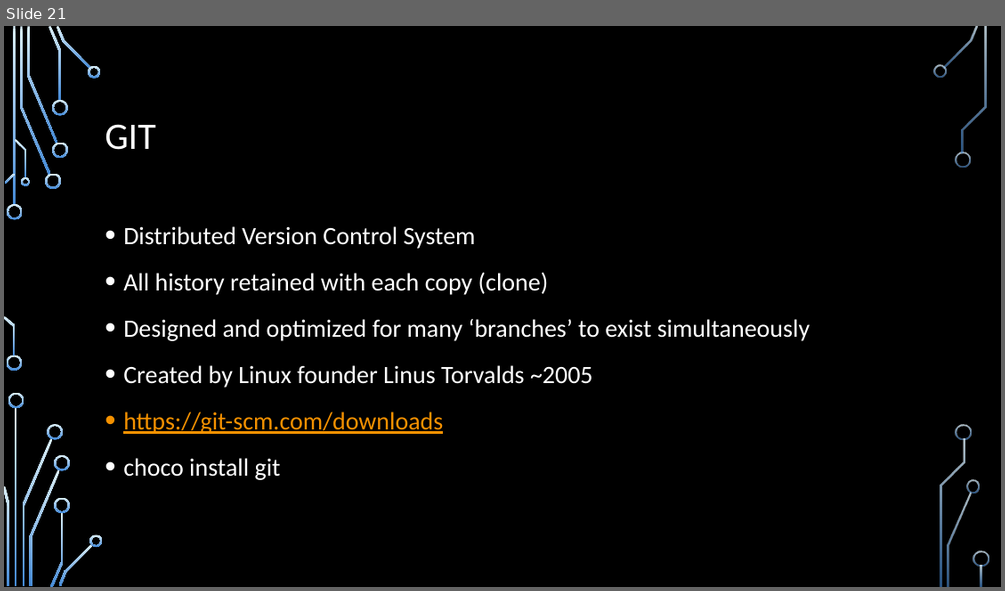
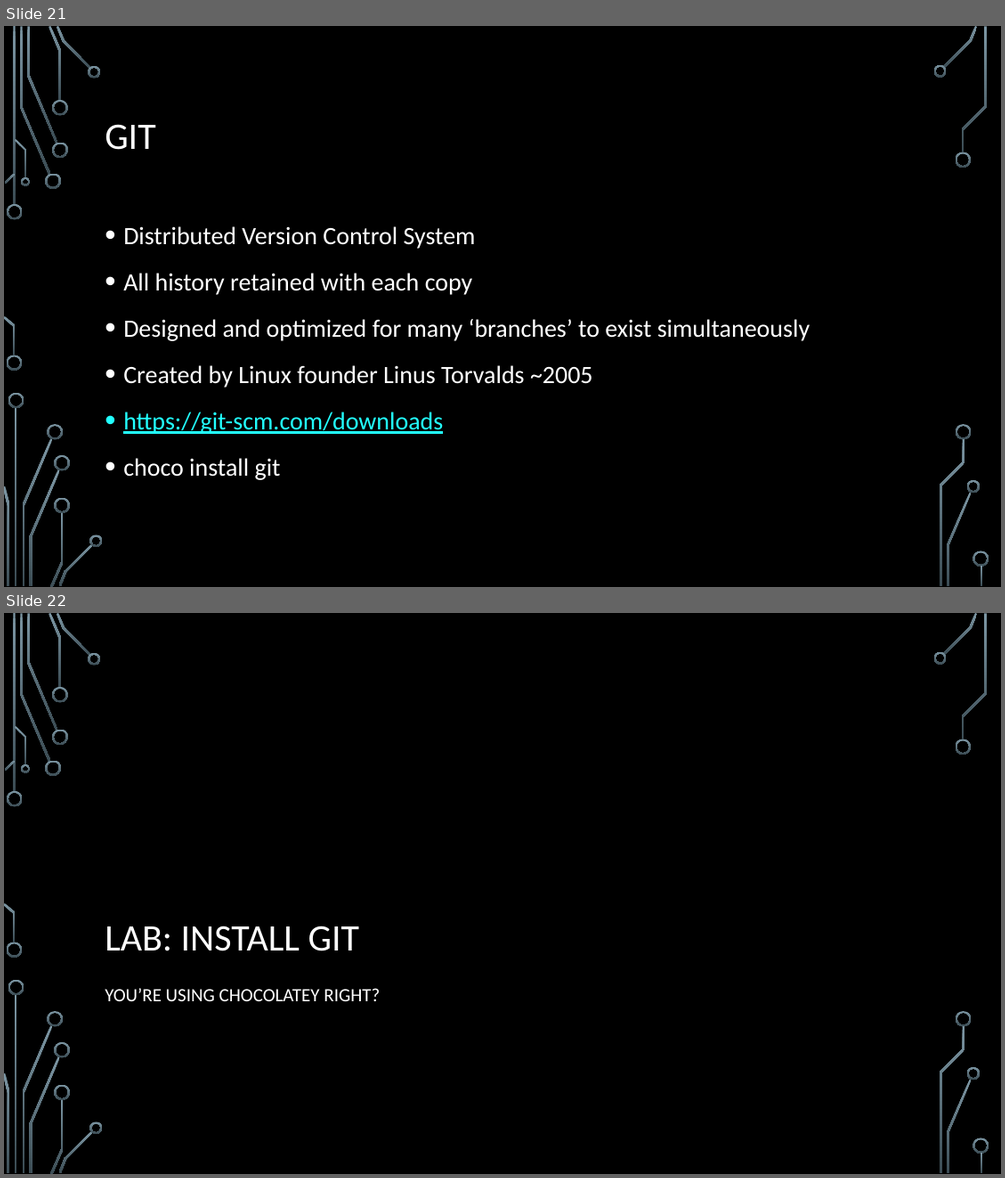
Before and after one commit to ryandcoates/code4sysadmins, a slide deck: Coding for System Administrators.pptx. Shown one above the other, each under a label of ours: slide 21 before the commit, slides 21 and 22 after it. The pictures are 1005x591 and 1005x1178 pixels, drawn with LibreOffice and Linux fonts; fonts in the diff are those of the drawing; background and template pictures are left out. Boxes give left, top, right and bottom in pixels: in the first picture for what was removed or moved away, otherwise in the second. Text is boxed around its words. In the diff, an @@ line names an element or a change of style, - is before the commit and + after.

```diff
--- a/Coding for System Administrators.pptx
+++ b/Coding for System Administrators.pptx
@@ slide 22 added at (4, 613, 1001, 1174), background picture (left out); not listed: 36 template elements that a slide beside it also shows @@
@@ title added at (105, 925, 359, 951), 36 pt, text #FFFFFF @@
+LAB: INSTALL GIT
@@ text added at (105, 988, 380, 1001), 18 pt, text #FFFFFF @@
+YOU’RE USING CHOCOLATEY RIGHT?
@@ slide 21 changed as well @@
@@ fill gradient #DBEFF9 to #448AD7 to gradient #7C96A3 to #3B4C54 in 36 elements at (7, 204, 23, 220), (7, 355, 22, 370), (20, 27, 50, 175), (45, 174, 61, 189), (27, 27, 57, 143), (48, 26, 62, 101), (52, 142, 67, 158), (52, 100, 67, 116), (57, 26, 90, 70), (88, 66, 101, 78), (5, 174, 16, 184), (4, 316, 16, 356), (15, 139, 26, 178), (20, 177, 30, 186), (16, 408, 17, 586), (22, 438, 52, 585), (8, 393, 24, 408), (4, 486, 9, 585), (48, 424, 63, 440), (30, 469, 60, 586), (50, 512, 63, 587), (54, 455, 70, 471), (54, 497, 70, 513), (58, 543, 93, 586), (90, 534, 103, 547), (943, 26, 978, 68), (933, 65, 947, 78), (955, 151, 971, 168), (947, 491, 971, 586), (967, 480, 979, 492), (962, 27, 987, 153), (956, 424, 971, 440), (939, 439, 965, 586), (973, 551, 989, 566), (980, 565, 983, 586), (13, 27, 16, 206) @@
@@ text at (123, 273, 473, 295): text changed @@
-• All history retained with each copy (clone)
+• All history retained with each copy
@@ text at (123, 411, 443, 434): text colour #F49100 to #22FFFF in "https://git-scm.com/downloads" @@
```
Also in this commit, not shown: 26 other slides changed, 2 other slides added.
